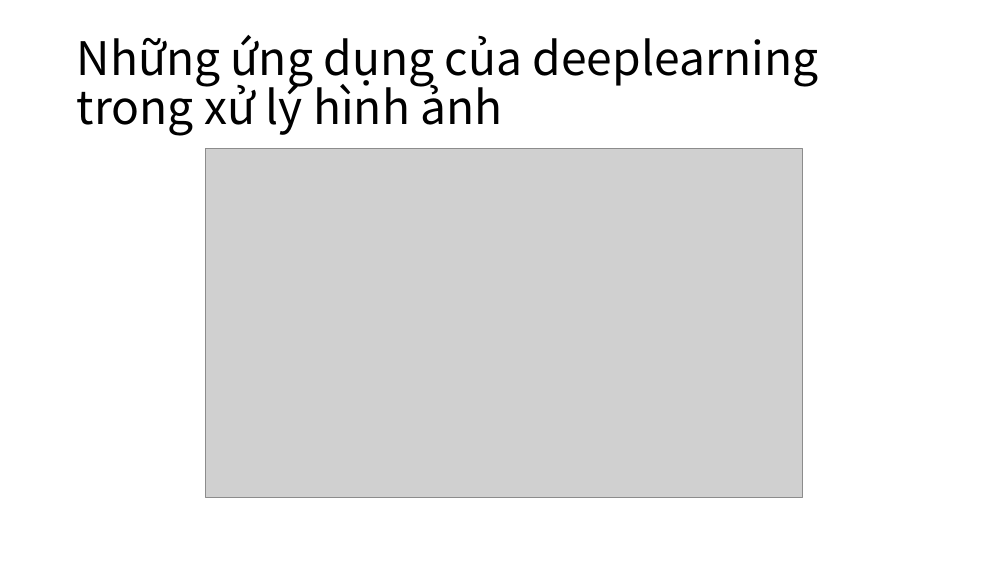
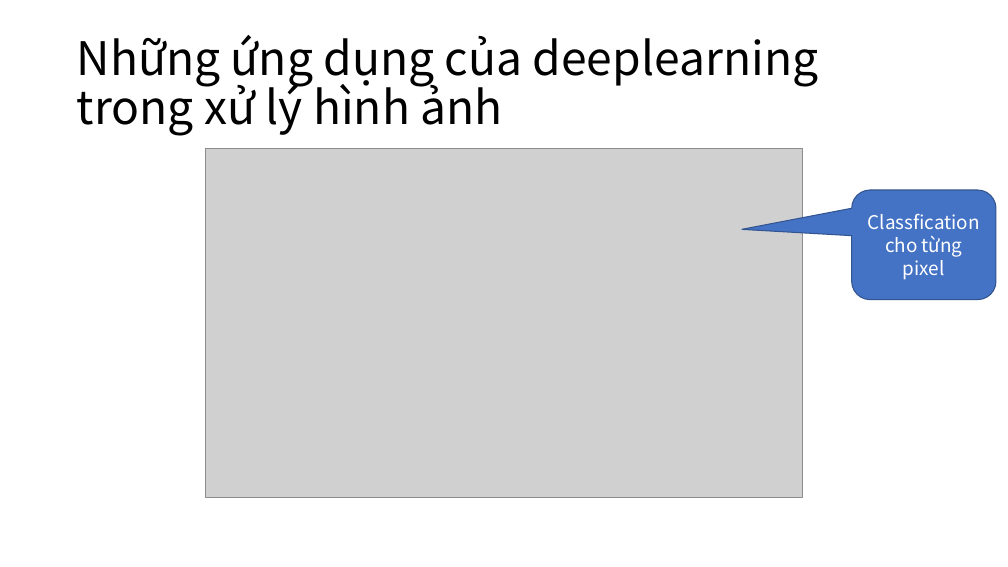
Before and after one commit to makotovnjp/Talent5OpenPose, a slide deck: slide 7 of doc/Talent5OpenPoseWeek1.pptx. Drawn at 1008x567 pixels with LibreOffice and Linux fonts; fonts in the diff are those of the drawing; grey boxes stand for pictures. Boxes give left, top, right and bottom in pixels: in the first picture for what was removed or moved away, otherwise in the second. Text is boxed around its words. In the diff, an @@ line names an element or a change of style, - is before the commit and + after.

```diff
--- a/doc/Talent5OpenPoseWeek1.pptx
+++ b/doc/Talent5OpenPoseWeek1.pptx
@@ rounded speech box added at [852,190,997,299], fill #4472C4, outline #325491 1 pt, 18 pt, text #FFFFFF @@
+Classfication cho từng pixel
```
Also in this commit, not shown: 5 other slides changed, 1 slide added, 2 other files.
